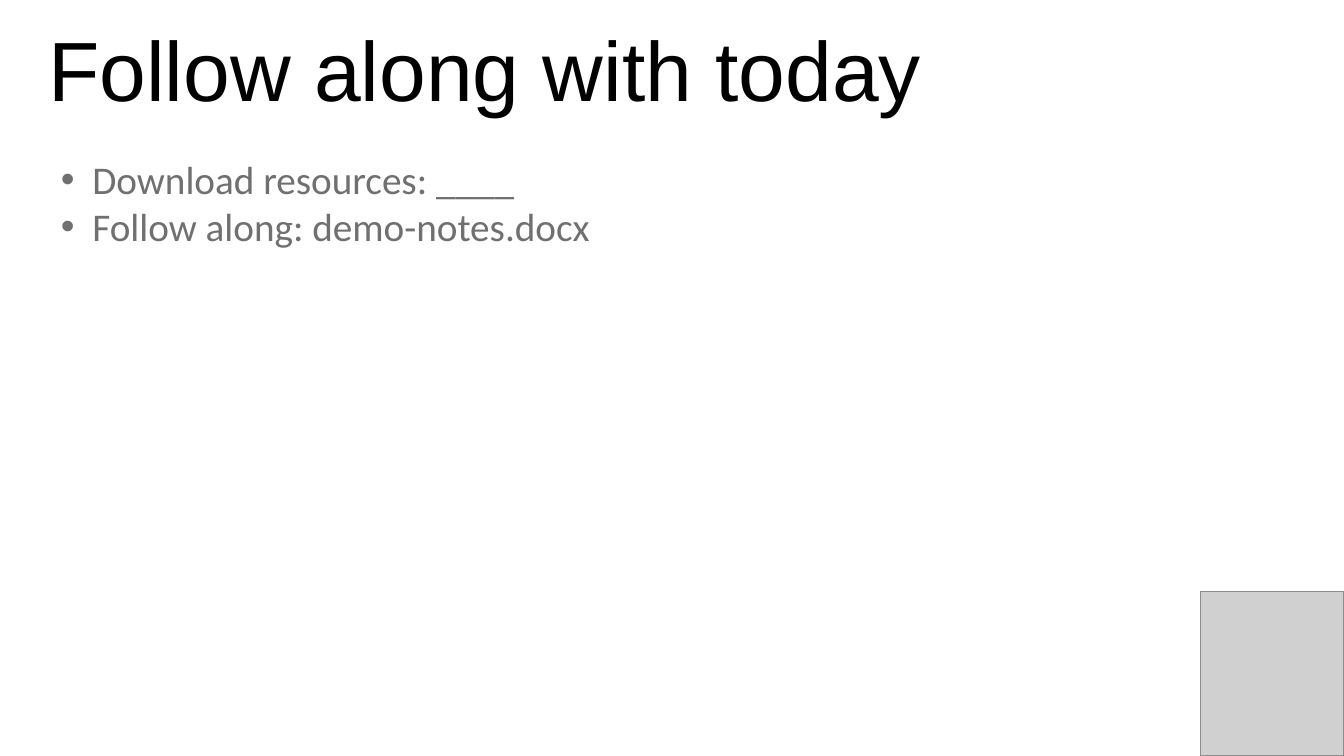
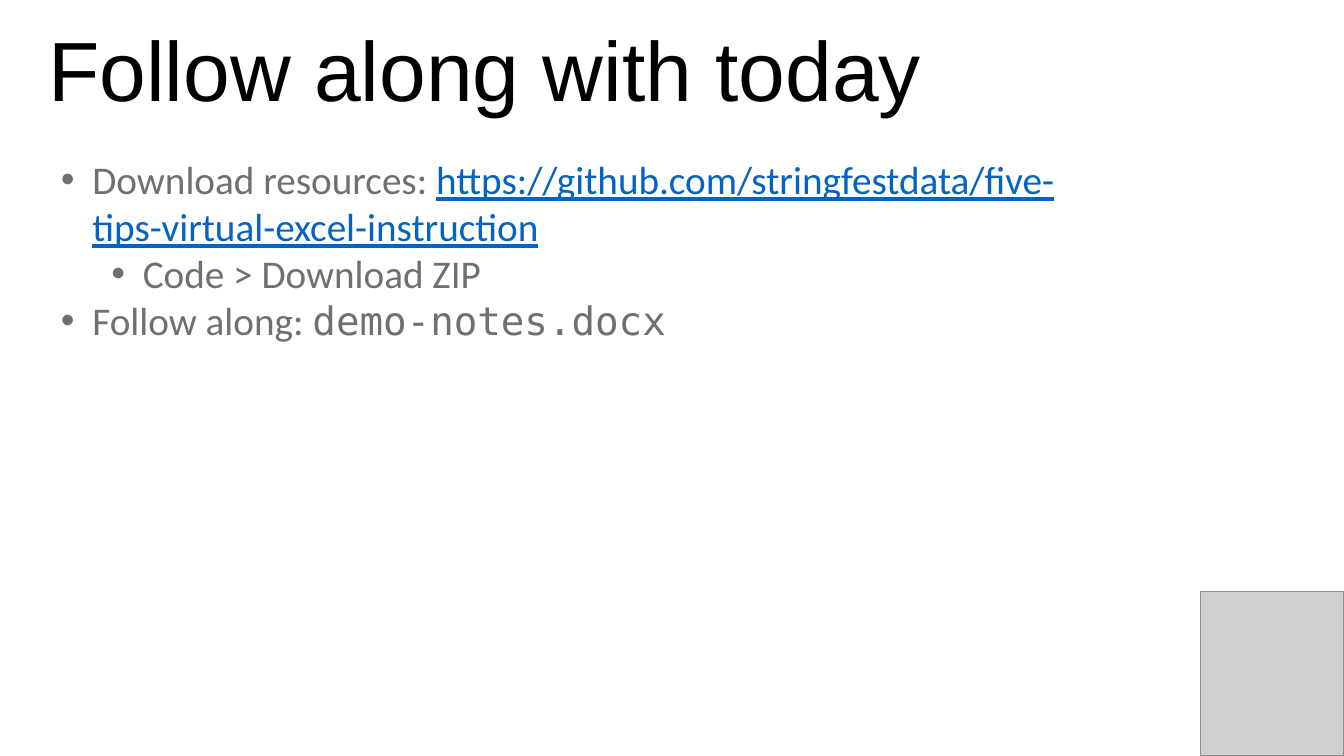
Before and after one commit to stringfestdata/five-tips-virtual-excel-instruction, a slide deck: slide 2 of top-tips-teaching-excel-online.pptx. Drawn at 1344x756 pixels with LibreOffice and Linux fonts; fonts in the diff are those of the drawing; grey boxes stand for pictures. Boxes give left, top, right and bottom in pixels: in the first picture for what was removed or moved away, otherwise in the second. Text is boxed around its words. In the diff, an @@ line names an element or a change of style, - is before the commit and + after.

```diff
--- a/top-tips-teaching-excel-online.pptx
+++ b/top-tips-teaching-excel-online.pptx
@@ text at (92, 166, 1054, 288): text changed; text colour #707070 to #0563C1 @@
-• Download resources: ____
+• Download resources: https://github.com/stringfestdata/five-tips-virtual-excel-instruction
+  • Code > Download ZIP
@@ text at (92, 305, 665, 342): font Calibri to DejaVu Sans Mono in "demo-notes.docx" @@
```
Also in this commit, not shown: 4 other slides changed, 2 slides added, 8 other files.
